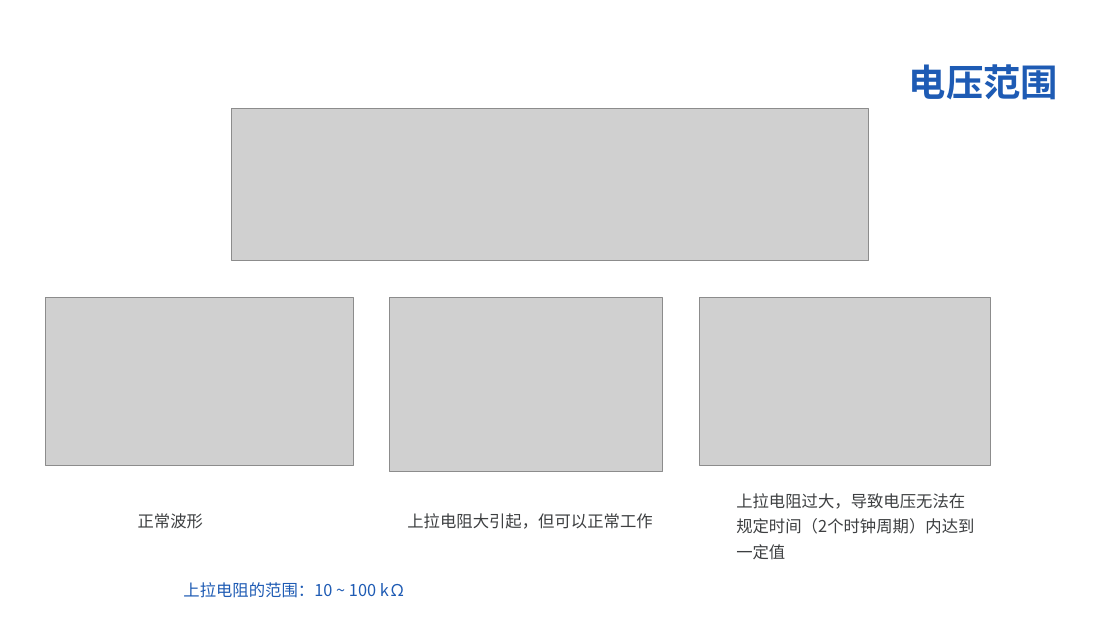
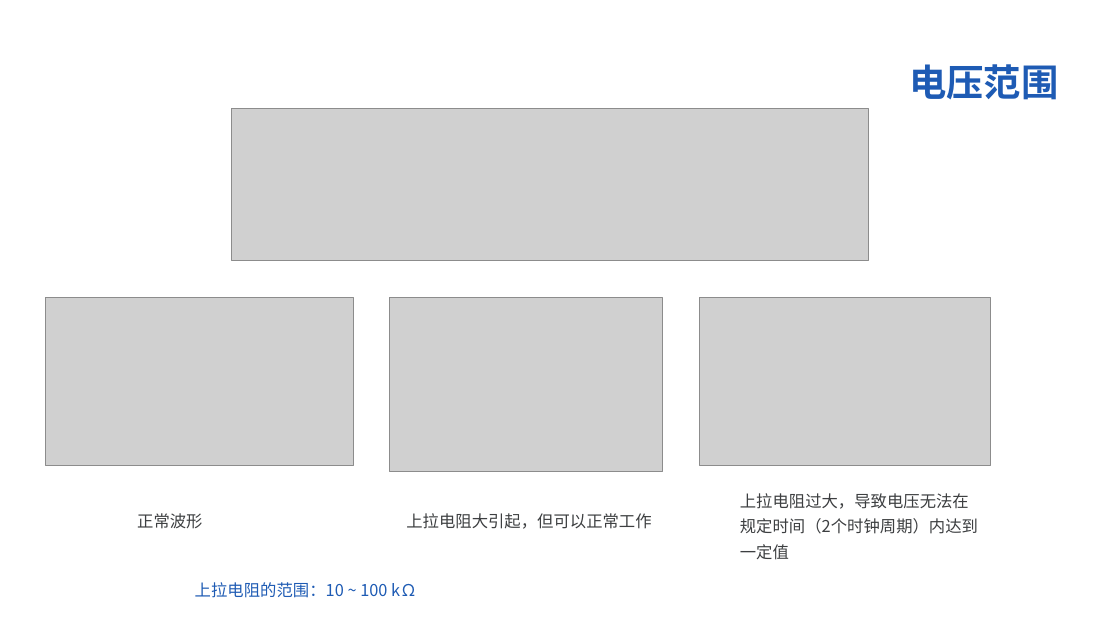
Before and after one commit to Winddoing/embedded_linux_notes, a slide deck: slide 13 of device_driver/mmc/doc/mmc.ppt (slide 12 before the commit). Drawn at 1120x630 pixels with LibreOffice and Linux fonts; fonts in the diff are those of the drawing; grey boxes stand for pictures; background and template pictures are left out. Boxes give left, top, right and bottom in pixels: in the first picture for what was removed or moved away, otherwise in the second. Text is boxed around its words. In the diff, an @@ line names an element or a change of style, - is before the commit and + after.

```diff
--- a/device_driver/mmc/doc/mmc.ppt
+++ b/device_driver/mmc/doc/mmc.ppt
@@ text "上拉电阻过大，导致电压无法在": place and size @@
-text "上拉电阻过大，导致电压无法在" at [736, 493, 974, 559]
+text "上拉电阻过大，导致电压无法在" at [740, 493, 978, 560]
@@ text "上拉电阻的范围：10 ~ 100 kΩ": place and size @@
-text "上拉电阻的范围：10 ~ 100 kΩ" at [183, 582, 405, 598]
+text "上拉电阻的范围：10 ~ 100 kΩ" at [195, 582, 416, 598]
```
Also in this commit, not shown: 7 other slides changed, 3 slides added, 1 slide removed, 5 other files.
